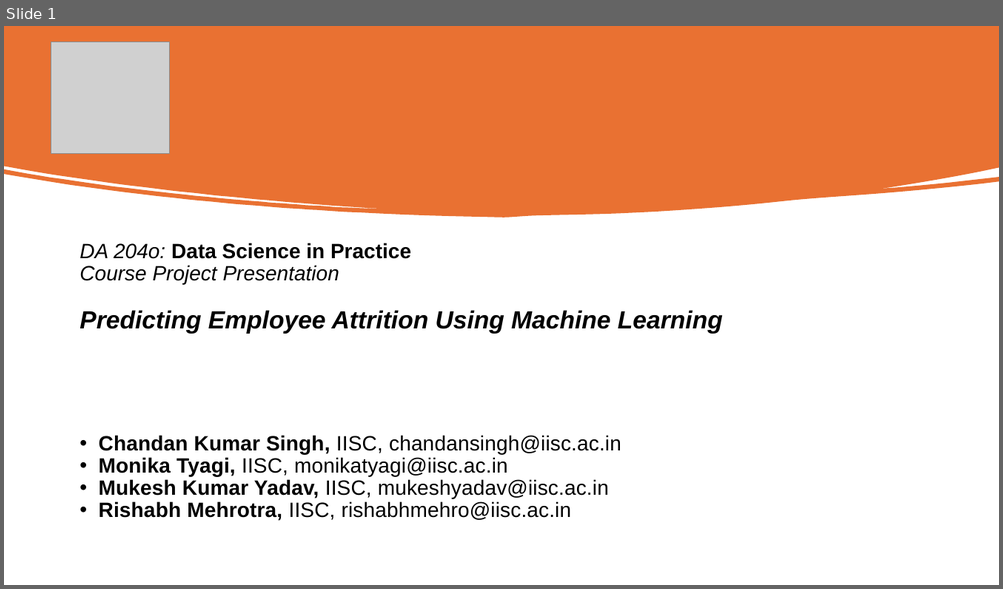
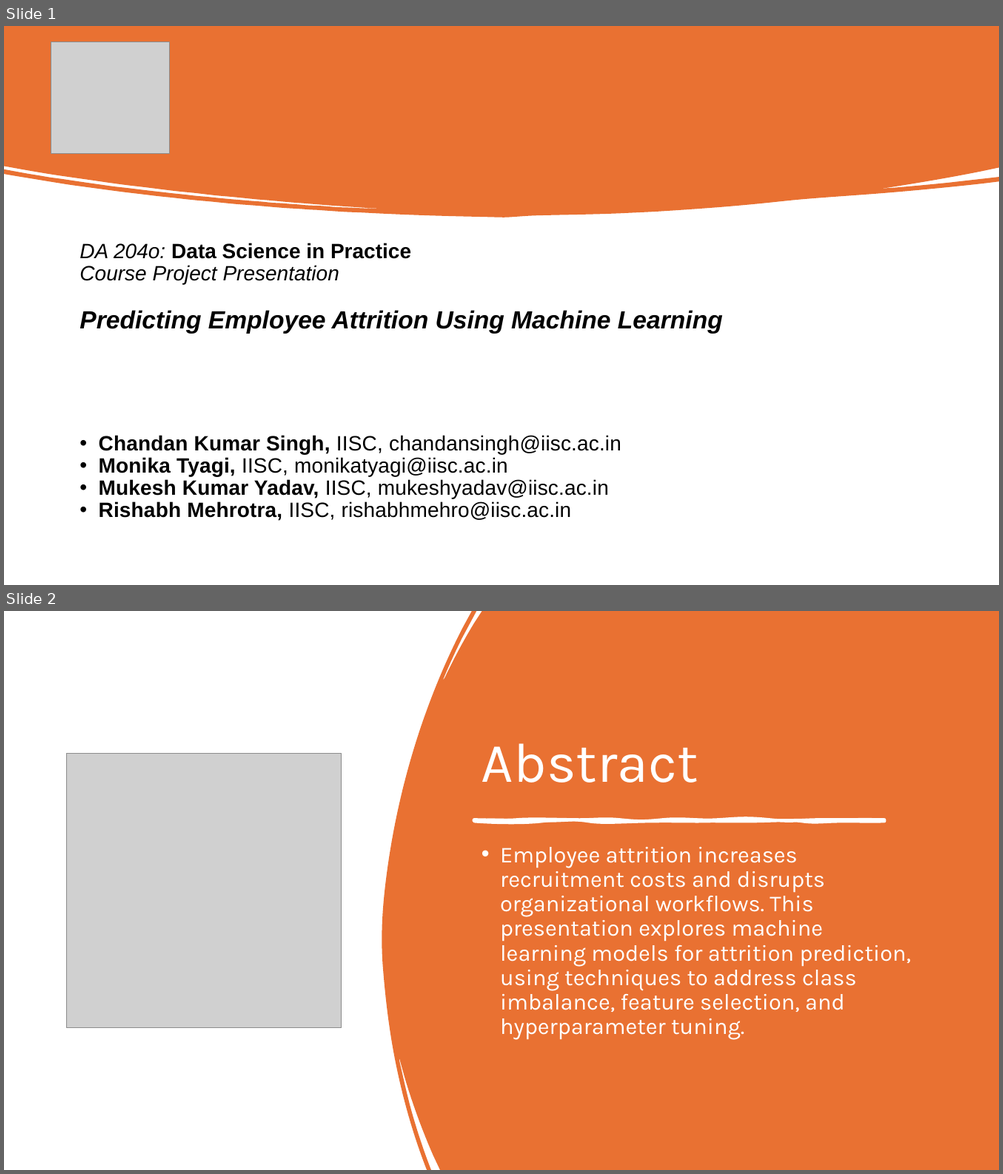
Before and after one commit to monikatyagiisc/employee-attrition-prediction, a slide deck: Project_Presentation_Employee_Attrition_Prediction.pptx. Shown one above the other, each under a label of ours: slide 1 before the commit, slides 1 and 2 after it. The pictures are 1003x589 and 1003x1174 pixels, drawn with LibreOffice and Linux fonts; fonts in the diff are those of the drawing; grey boxes stand for pictures. Boxes give left, top, right and bottom in pixels: in the first picture for what was removed or moved away, otherwise in the second. Text is boxed around its words. In the diff, an @@ line names an element or a change of style, - is before the commit and + after.

```diff
--- a/Project_Presentation_Employee_Attrition_Prediction.pptx
+++ b/Project_Presentation_Employee_Attrition_Prediction.pptx
@@ slide 2 added at [4,611,999,1170], background #FFFFFF @@
@@ freeform shape added at [381,611,999,1170], fill #E97132 @@
@@ title added at [481,743,698,783], 54 pt, text #FFFFFF @@
+Abstract
@@ picture added at [67,754,341,1028] @@
@@ freeform shape added at [474,820,885,821], fill #FFFFFF, outline #FFFFFF 3 pt @@
@@ text added at [500,847,911,1040], 22 pt, text #FFFFFF @@
+• Employee attrition increases recruitment costs and disrupts organizational workflows. This presentation explores machine learning models for attrition prediction, using techniques to address class imbalance, feature selection, and hyperparameter tuning.
```
Also in this commit, not shown: 1 slide changed.
